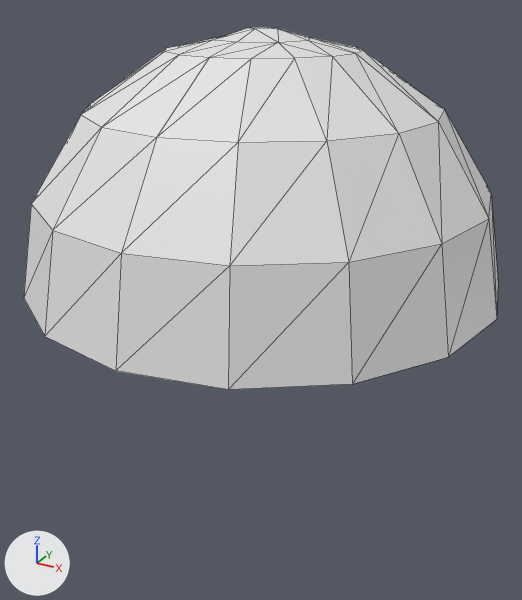
One commit to the FBX model Assets/Meshes/Buildings/HF Dome 04.fbx: the scene before it, then after it.
Rendered twice from a camera (50 mm lens) standing at (145.0, -265.0, 119.0) and looking at (4.0, -9.0, -9.0). Every picture has the same lights, and +X, +Y and +Z are marked at lower left. Mesh edges are drawn as thin lines. Materials are left out; every surface is plain grey. Where no turn or scale is listed for an object, it has been applied to the vertices. Vertices at the same position are counted once.

Names of what the first picture shows: 'HF Dome 04'.
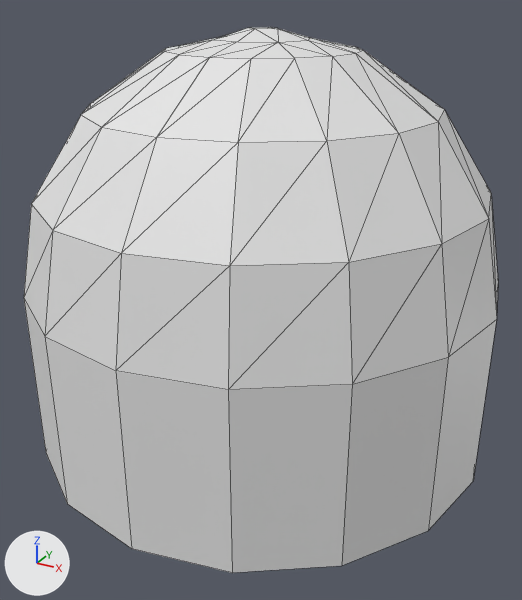
The change, as a list of edits to the scene's bpy script:
```text
Change me_hf_dome_02_005:
    used by ob_hf_dome_04; location = (0.0, 0.0, -77.4)
    remove me_hf_dome_02_005.from_pydata(...)  # 100 vertices, 133 faces; spans x -102.0..102.0, y -102.0..102.0, z 77.0..180.0
    add me_hf_dome_02_005.from_pydata(...)  # 116 vertices, 149 faces; spans x -102.0..102.0, y -102.0..102.0, z 1.0..180.0
    me_hf_dome_02_005 part 1
    16 new vertices lie (0.0, 0.0, -76.0) away from vertices in x -102.0..102.0, y -102.0..102.0, z 77.0
    16 new faces join them
```

Where the change shows, as pixel boxes (x1, y1, x2, y2) in the pictures (522 x 600 px):
'HF Dome 04', reshaped (50% taller)
    before: (24, 27, 498, 390)
    after: (24, 27, 498, 573)
part 1 of me_hf_dome_02_005, added
    after: (24, 299, 497, 573)
